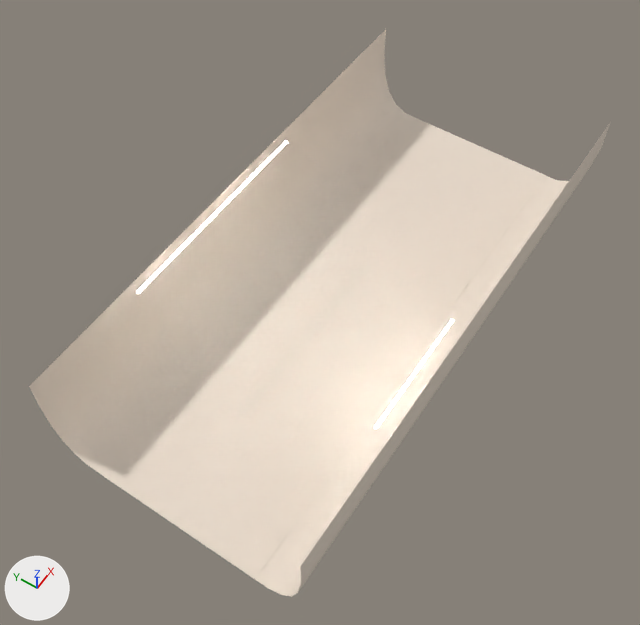
What one commit did to the Blender file neuralparticles/blender/SPHOpaqueRender.blend.
Rendered twice from a 50 mm lens placed at (-2.91, -2.36, 5.4), pointed at (0.16, -0.3, 0.23). Every picture has the same lights, and +X, +Y and +Z are marked at lower left.
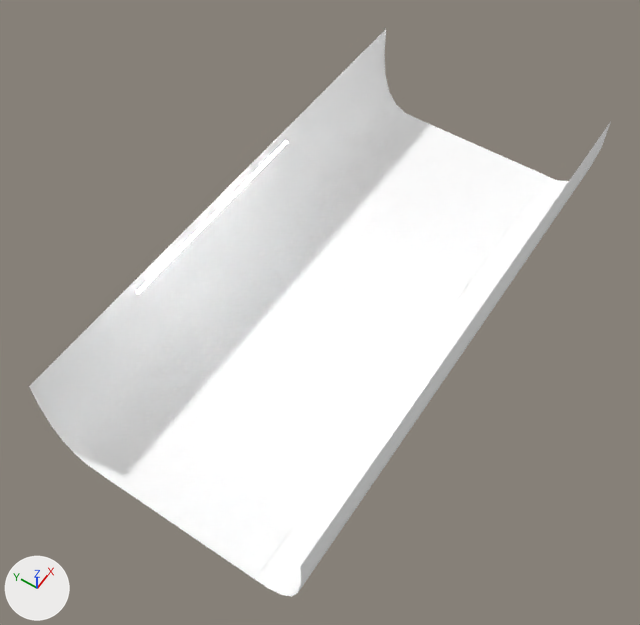
Boxes (x1, y1, x2, y2) around the edits, measured in the pictures (640 x 625 px):
```json
{"object": "Plane.001", "change": "recoloured", "before": [29, 29, 546, 579], "after": [29, 29, 546, 579]}
{"object": "Plane", "change": "recoloured", "before": [102, 123, 610, 597], "after": [102, 123, 610, 597]}
```

Scene script edits in JSON lines:
```json
{"op": "set", "path": "mat_material_002.base_color", "old": "(0.8, 0.7, 0.6)", "new": "(1.0, 1.0, 1.0)", "note": "white #e7dacb -> white #ffffff"}
{"op": "set", "path": "mat_material_004.base_color", "old": "(0.8, 0.7, 0.6)", "new": "(1.0, 1.0, 1.0)", "note": "white #e7dacb -> white #ffffff"}
```
